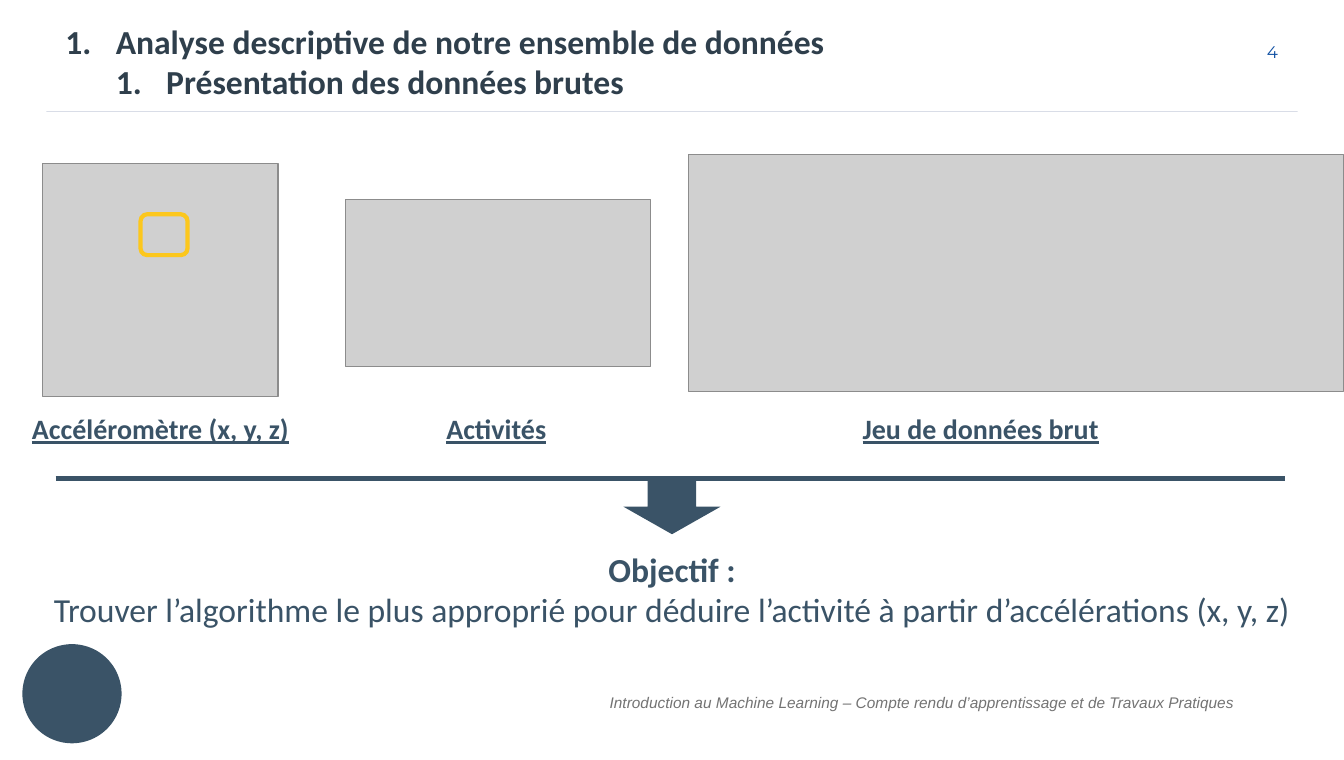
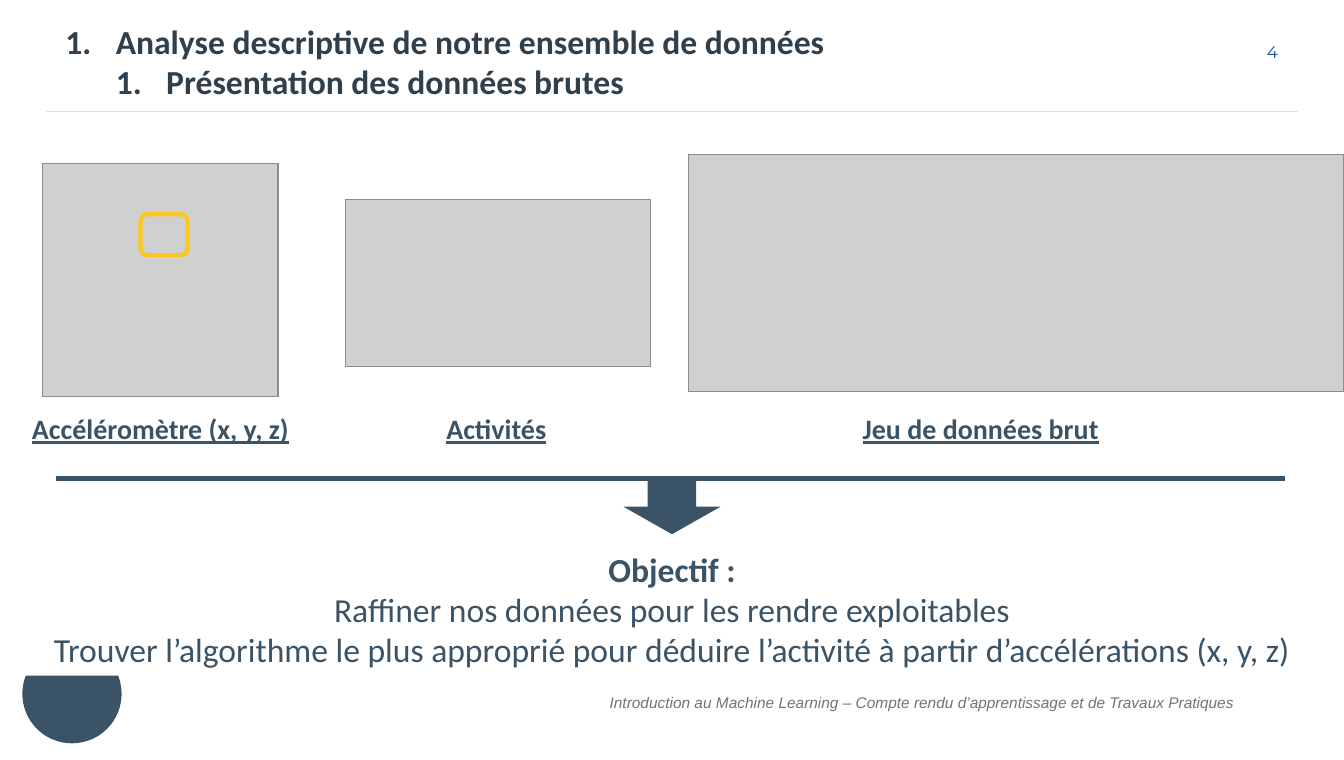
Before and after one commit to will-afs/IML, a slide deck: slide 5 of doc/Rapport.pptx. Drawn at 1344x760 pixels with LibreOffice and Linux fonts; fonts in the diff are those of the drawing; grey boxes stand for pictures; background and template pictures are left out. Boxes give left, top, right and bottom in pixels: in the first picture for what was removed or moved away, otherwise in the second. Text is boxed around its words. In the diff, an @@ line names an element or a change of style, - is before the commit and + after.

```diff
--- a/doc/Rapport.pptx
+++ b/doc/Rapport.pptx
@@ text at (334,598,1010,628): paragraph added @@
+Raffiner nos données pour les rendre exploitables
```
Also in this commit, not shown: 11 other slides changed, 7 slides added, 6 slides removed, 26 other files.
